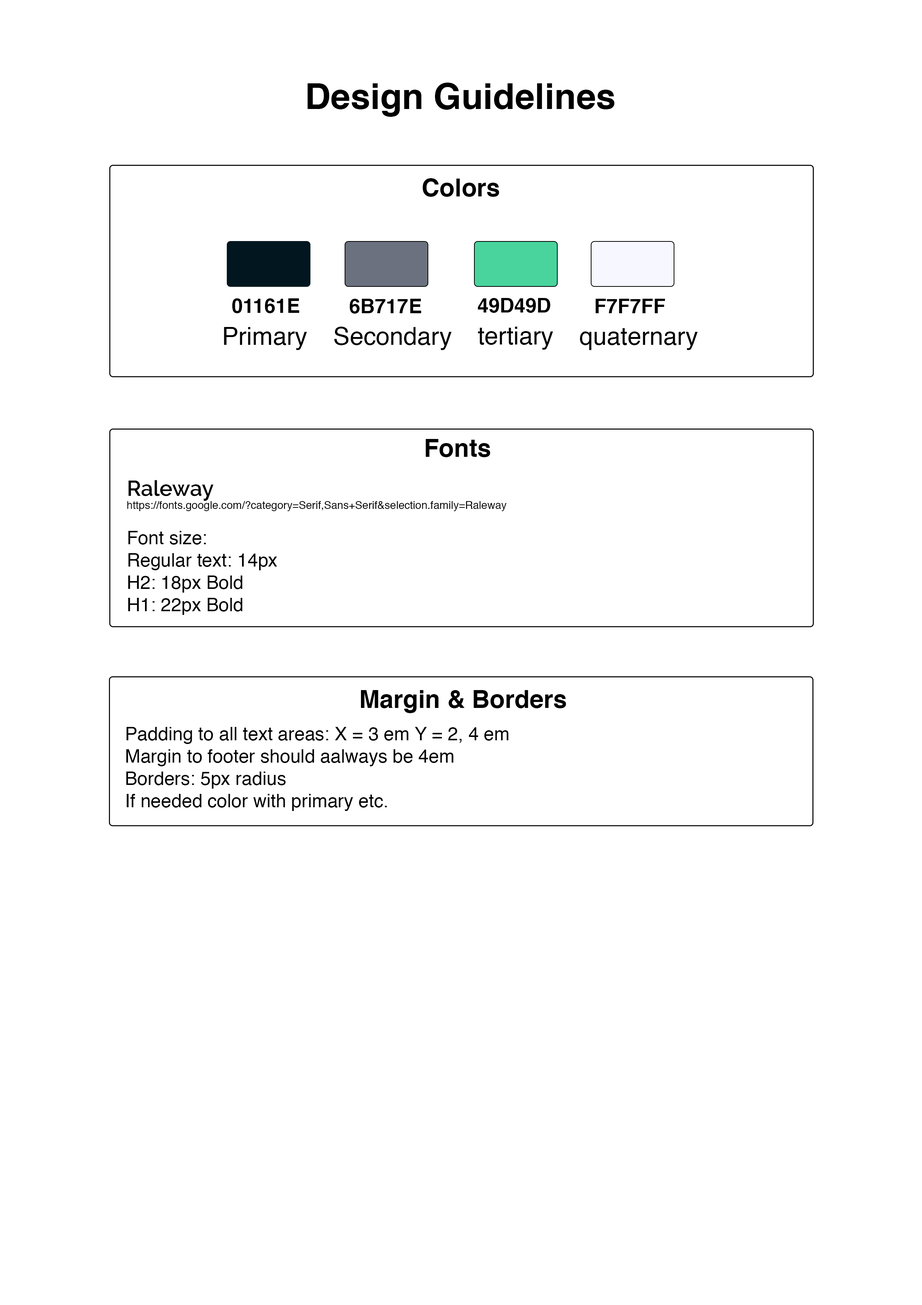
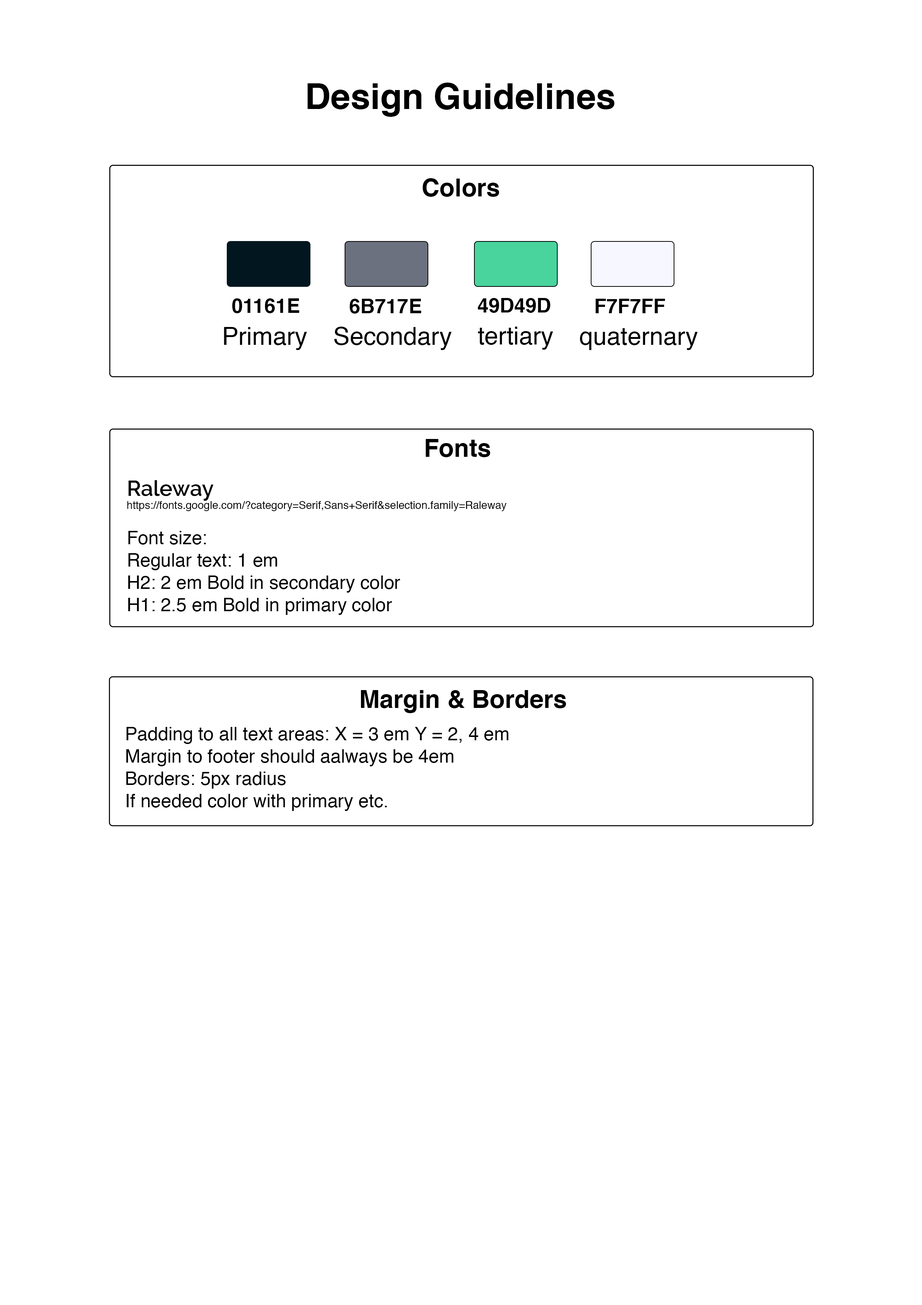
Comparing the layer stacks of the two (922, 1305) images. Changes:
painted on "Raleway https://fonts.google.com/?category=Serif,Sans+Serif&sel" over bbox(161, 553, 401, 615)
